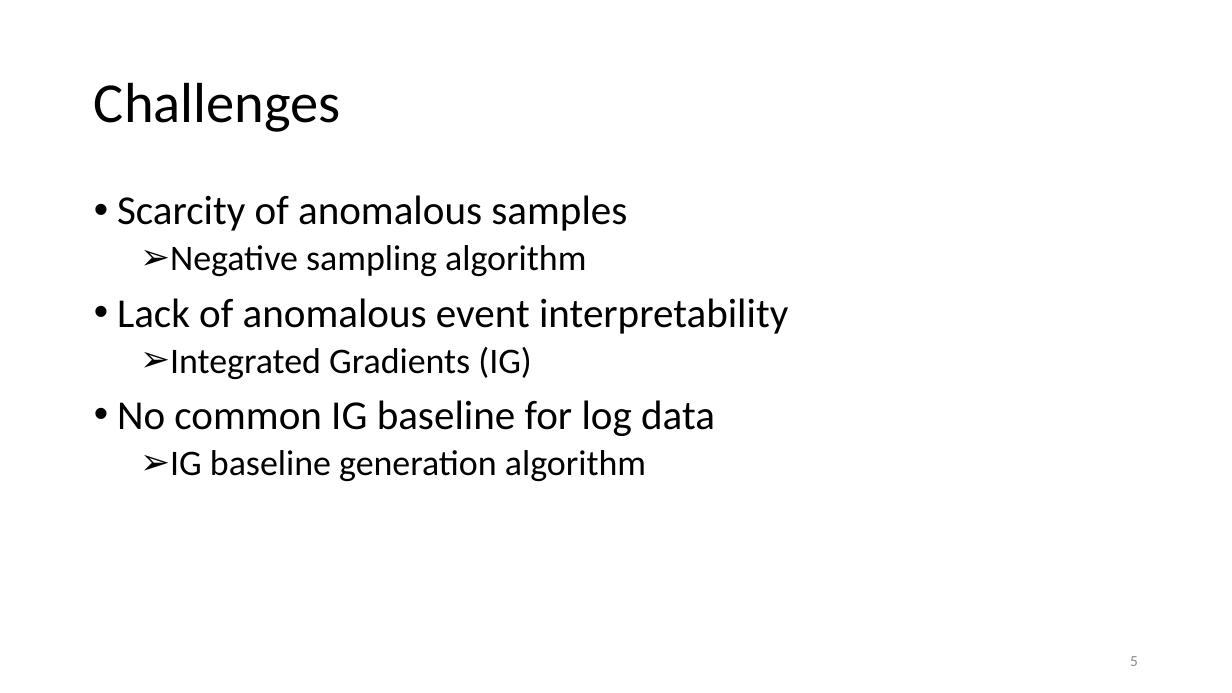
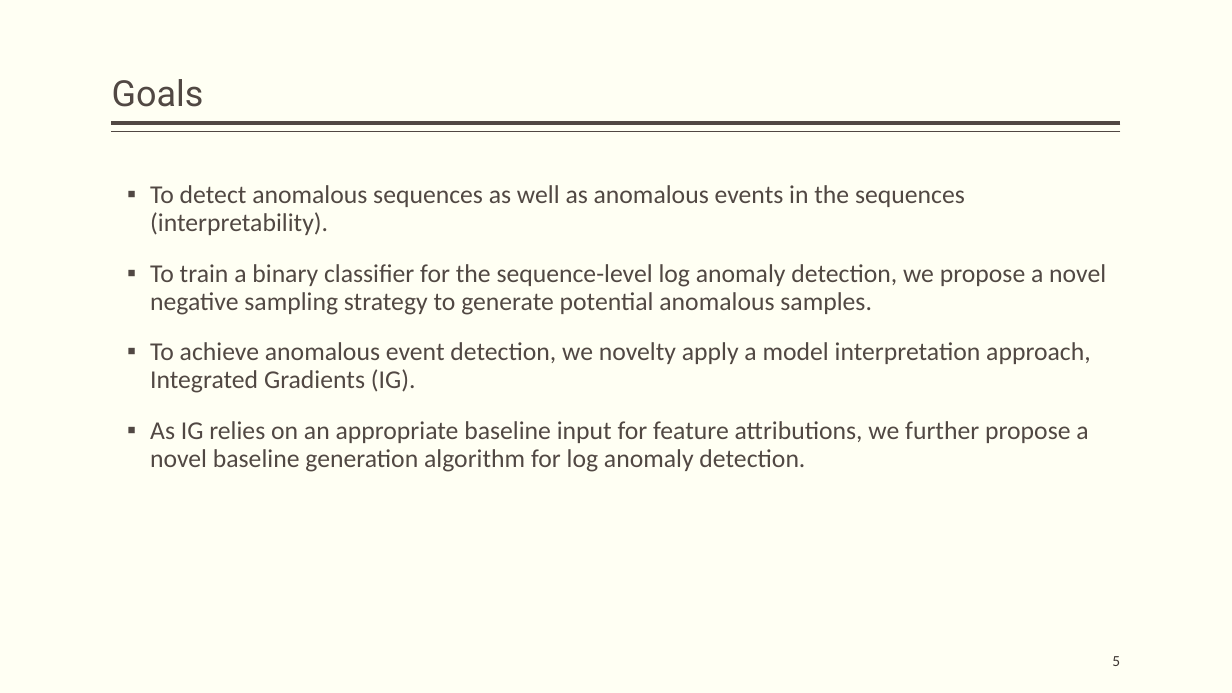
Before and after one commit to hanxiao0607/others, a slide deck: slide 5 of InterpretableSAD.pptx. Drawn at 1232x693 pixels with LibreOffice and Linux fonts; fonts in the diff are those of the drawing. Boxes give left, top, right and bottom in pixels: in the first picture for what was removed or moved away, otherwise in the second. Text is boxed around its words. In the diff, an @@ line names an element or a change of style, - is before the commit and + after.

```diff
--- a/InterpretableSAD.pptx
+++ b/InterpretableSAD.pptx
@@ background #FFFFFF to #FFFFF3 @@
@@ title "Goals" at <box>112,79,204,107</box>: vertical alignment middle to bottom @@
@@ title at <box>112,79,204,107</box>: text changed; size 44 to 28 pt; font Calibri to Roboto; text colour #000000 to #514843 @@
-Challenges
+Goals
@@ line added from (1121, 123) to (112, 123), #514843 3 pt @@
@@ line added from (1121, 132) to (112, 132), #514843 1 pt @@
@@ text at <box>150,185,1106,472</box>: text changed; size 32 to 20 pt; text colour #000000 to #514843 @@
-• Scarcity of anomalous samples
-  ➢ Negative sampling algorithm
-• Lack of anomalous event interpretability
-  ➢ Integrated Gradients (IG)
-• No common IG baseline for log data
-  ➢ IG baseline generation algorithm
+▪ To detect anomalous sequences as well as anomalous events in the sequences (interpretability).
+▪ To train a binary classifier for the sequence-level log anomaly detection, we propose a novel negative sampling strategy to generate potential anomalous samples.
+▪ To achieve anomalous event detection, we novelty apply a model interpretation approach, Integrated Gradients (IG).
+▪ As IG relies on an appropriate baseline input for feature attributions, we further propose a novel baseline generation algorithm for log anomaly detection.
@@ page number: place and size @@
-page number at <box>1130,656,1138,666</box>
+page number at <box>1112,656,1120,666</box>
@@ page number at <box>1112,656,1120,666</box>: text colour #8C8C8C to #3D3632 @@
```
Also in this commit, not shown: 25 other slides changed, 5 slides added, 5 slides removed, 1 other file.
